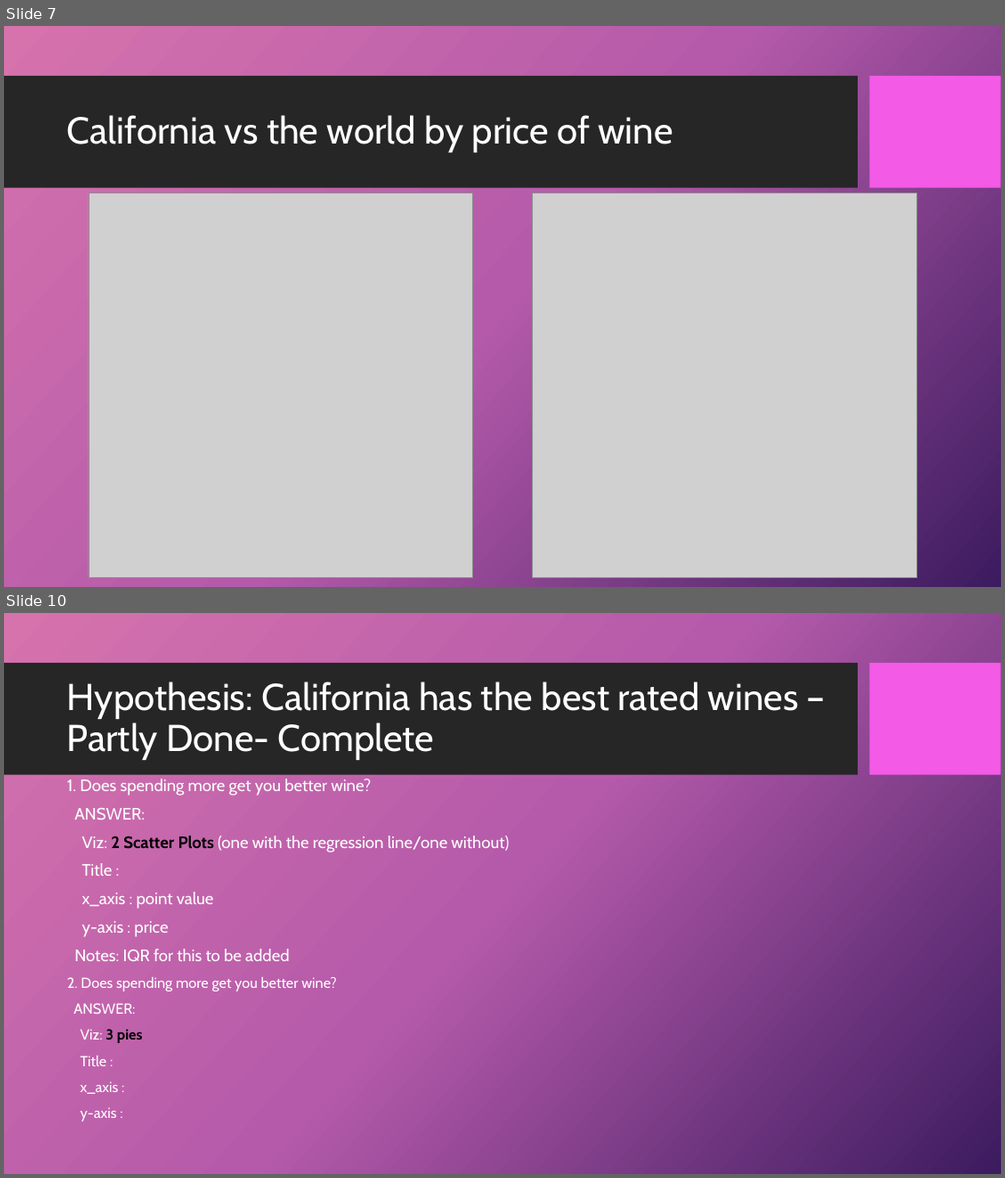
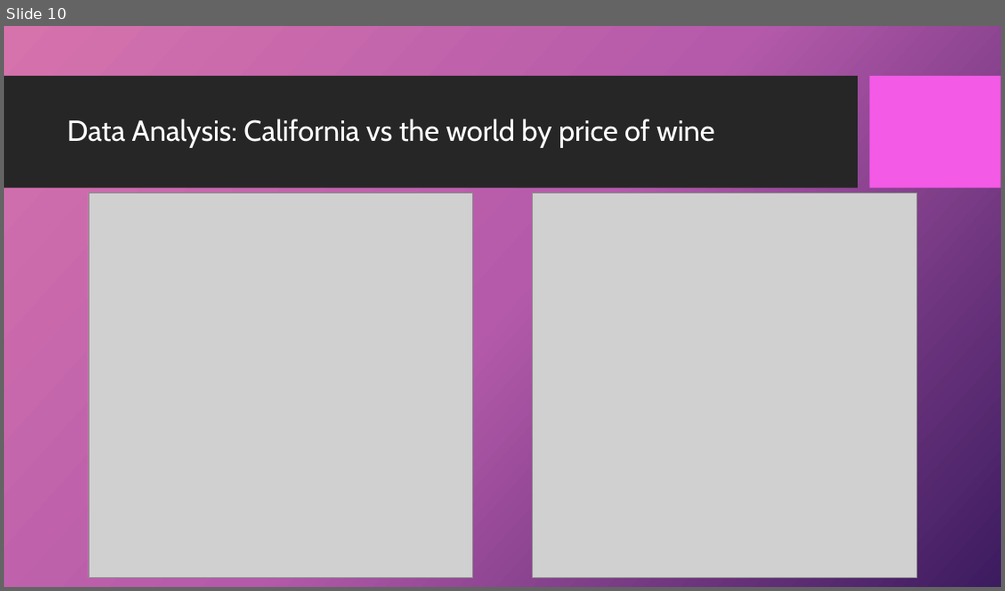
Before and after one commit to 4Reference/Project1, a slide deck: Data Science_Project 1_Group2.pptx. Shown one above the other, each under a label of ours: slides 7 and 10 before the commit, slide 10 after it; the slides between them are not shown. The pictures are 1005x1178 and 1005x591 pixels, drawn with LibreOffice and Linux fonts; fonts in the diff are those of the drawing; grey boxes stand for pictures; background and template pictures are left out. Boxes give left, top, right and bottom in pixels: in the first picture for what was removed or moved away, otherwise in the second. Text is boxed around its words. In the diff, an @@ line names an element or a change of style, - is before the commit and + after.

```diff
--- a/Data Science_Project 1_Group2.pptx
+++ b/Data Science_Project 1_Group2.pptx
@@ slide 10 removed at (4, 613, 1001, 1174), background picture (left out); not listed: 2 template elements that a slide beside it also shows @@
@@ title removed at (67, 682, 799, 760) @@
-Hypothesis: California has the best rated wines – Partly Done- Complete
@@ text removed at (67, 779, 509, 1121) @@
-1. Does spending more get you better wine?
-ANSWER:
-Viz: 2 Scatter Plots (one with the regression line/one without)
-Title :
-x_axis : point value
-y-axis : price
-Notes: IQR for this to be added
-2. Does spending more get you better wine?
-ANSWER:
-Viz: 3 pies
-Title :
-x_axis :
-y-axis :
@@ what was slide 7 is now slide 10 @@
@@ slide 10 changed as well @@
@@ title at (67, 119, 715, 148): text changed; size 36 to 28 pt @@
-California vs the world by price of wine
+Data Analysis: California vs the world by price of wine
```
Also in this commit, not shown: 5 other slides changed, 10 slides added, 6 other slides removed.
